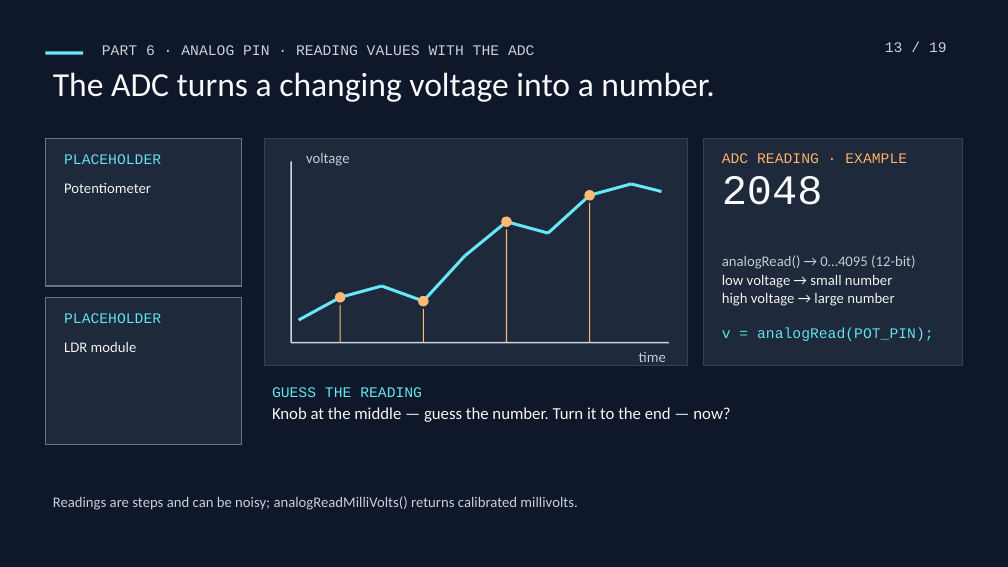
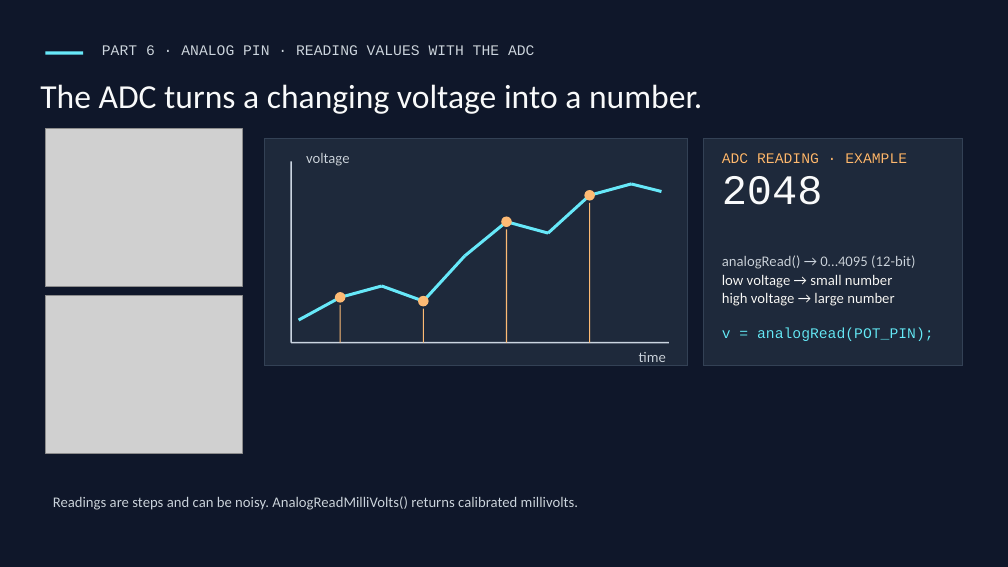
Before and after one commit to kaifshaheemj/iot-workshop, a slide deck: slide 13 of presentations/From-Sensors-to-Smart-Systems.pptx. Drawn at 1008x567 pixels with LibreOffice and Linux fonts; fonts in the diff are those of the drawing; grey boxes stand for pictures. Boxes give left, top, right and bottom in pixels: in the first picture for what was removed or moved away, otherwise in the second. Text is boxed around its words. In the diff, an @@ line names an element or a change of style, - is before the commit and + after.

```diff
--- a/presentations/From-Sensors-to-Smart-Systems.pptx
+++ b/presentations/From-Sensors-to-Smart-Systems.pptx
@@ text removed at [885, 42, 947, 52] @@
-13 / 19
@@ text "The ADC turns a changing ...": place and size @@
-text "The ADC turns a changing ..." at [53, 72, 714, 102]
+text "The ADC turns a changing ..." at [40, 84, 702, 114]
@@ picture added at [45, 129, 242, 286] @@
@@ text removed at [64, 154, 161, 164] @@
-PLACEHOLDER
@@ text removed at [64, 183, 151, 193] @@
-Potentiometer
@@ picture added at [45, 296, 243, 453] @@
@@ text removed at [64, 313, 161, 323] @@
-PLACEHOLDER
@@ text removed at [64, 342, 137, 352] @@
-LDR module
@@ text removed at [272, 387, 422, 397] @@
-GUESS THE READING
@@ text removed at [272, 407, 730, 422] @@
-Knob at the middle — guess the number. Turn it to the end — now?
@@ text at [53, 496, 578, 510]: text changed @@
-Readings are steps and can be noisy; analogReadMilliVolts() returns calibrated millivolts.
+Readings are steps and can be noisy. AnalogReadMilliVolts() returns calibrated millivolts.
```
Also in this commit, not shown: 17 other slides changed, 1 slide added, 2 slides removed, 6 other files.
